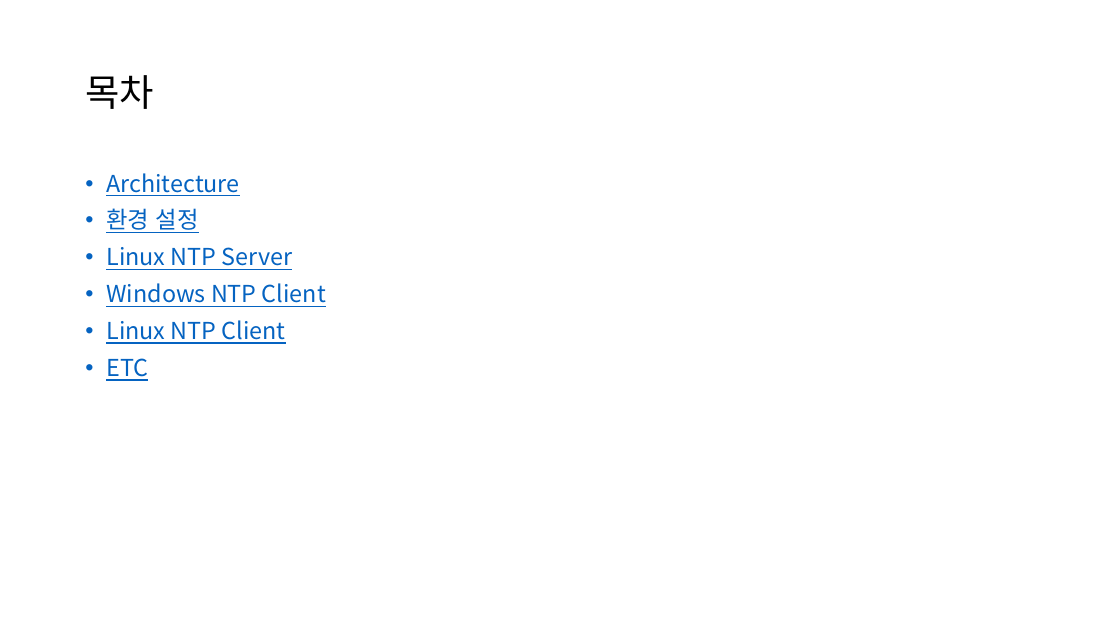
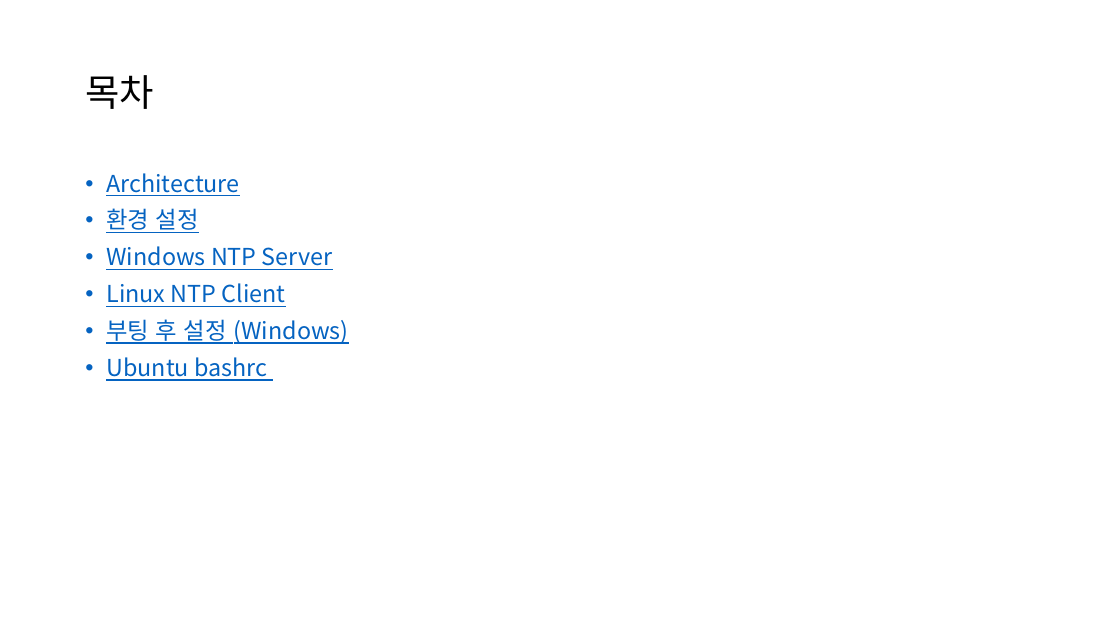
Before and after one commit to UnstructuredWork/udp_client, a slide deck: slide 2 of doc/time_synchronization.pptx. Drawn at 1120x630 pixels with LibreOffice and Linux fonts; fonts in the diff are those of the drawing. Boxes give left, top, right and bottom in pixels: in the first picture for what was removed or moved away, otherwise in the second. Text is boxed around its words. In the diff, an @@ line names an element or a change of style, - is before the commit and + after.

```diff
--- a/doc/time_synchronization.pptx
+++ b/doc/time_synchronization.pptx
@@ text at (106, 246, 333, 270): text changed @@
-• Linux NTP Server
-• Windows NTP Client
+• Windows NTP Server
@@ text at (106, 319, 349, 381): text changed @@
-• ETC
+• 부팅 후 설정 (Windows)
+• Ubuntu bashrc
```
Also in this commit, not shown: 5 other slides changed, 6 slides added, 5 slides removed.
